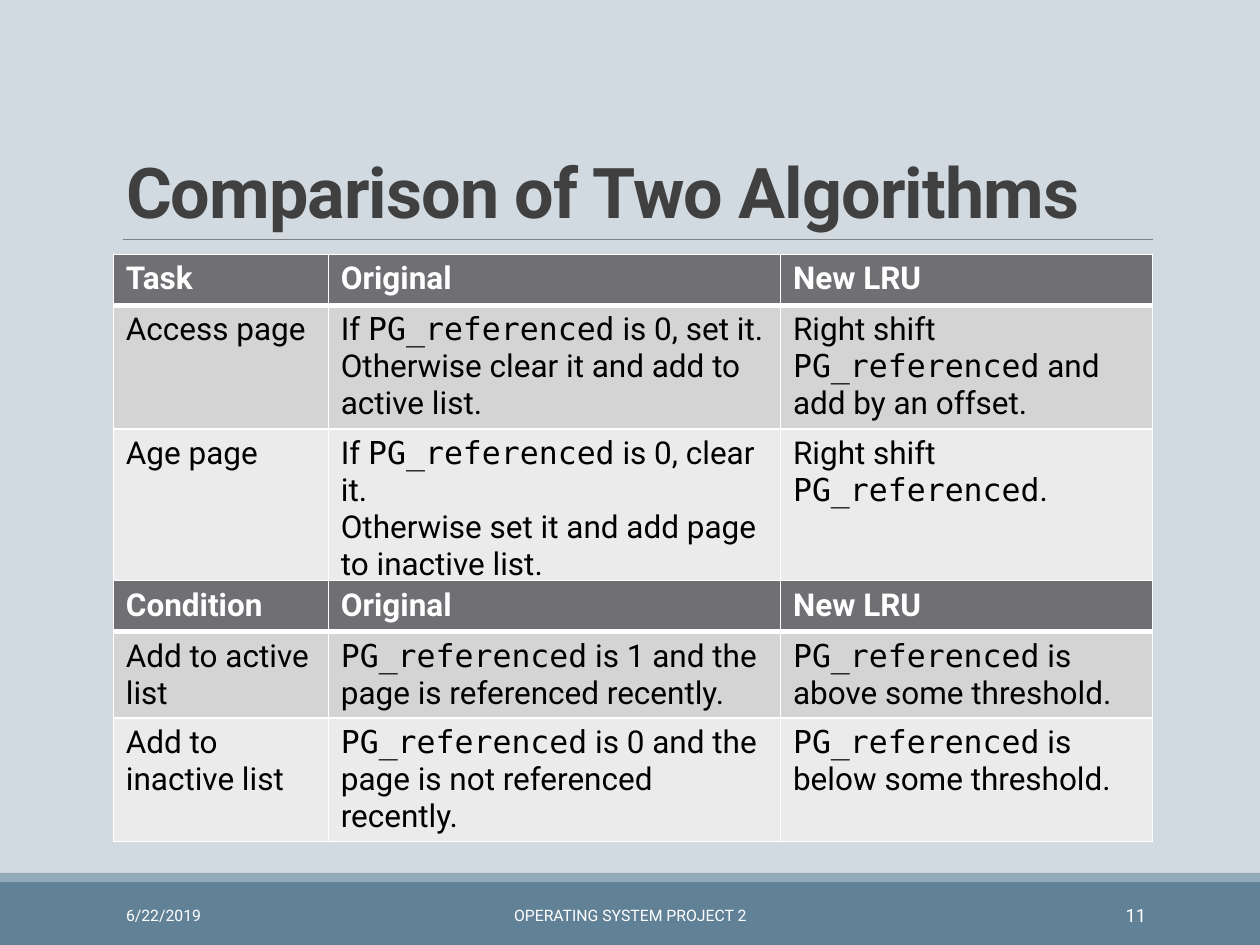
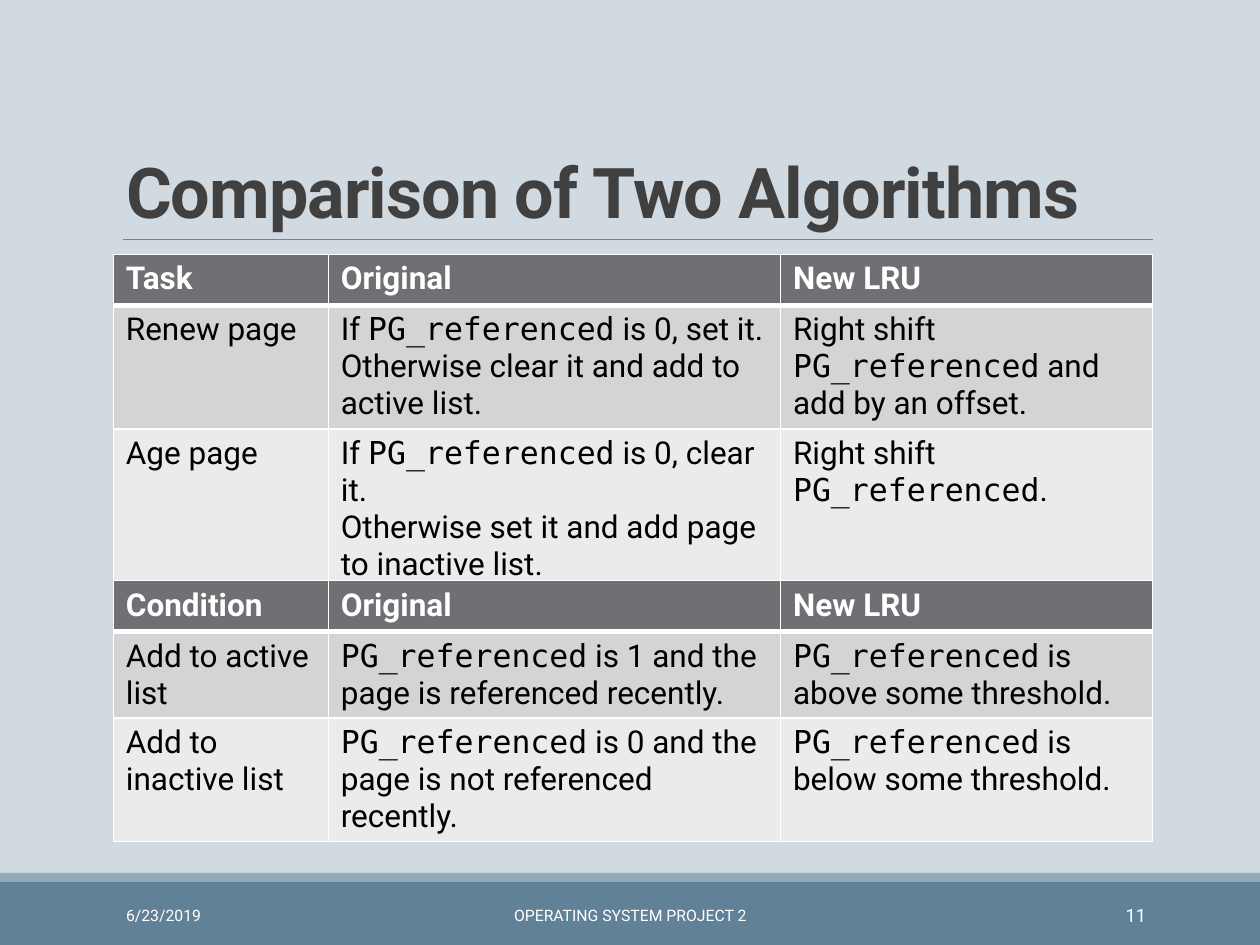
Before and after one commit to wzh99/OSProject, a slide deck: slide 11 of Project2/prj2pre.pptx. Drawn at 1260x945 pixels with LibreOffice and Linux fonts; fonts in the diff are those of the drawing. Boxes give left, top, right and bottom in pixels: in the first picture for what was removed or moved away, otherwise in the second. Text is boxed around its words. In the diff, an @@ line names an element or a change of style, - is before the commit and + after.

```diff
--- a/Project2/prj2pre.pptx
+++ b/Project2/prj2pre.pptx
@@ table at (x1=113, y1=255, x2=1153, y2=586) @@
-row 2, column 1: Access page
+row 2, column 1: Renew page
@@ text at (x1=126, y1=909, x2=201, y2=922): text changed @@
-6/22/2019
+6/23/2019
```
Also in this commit, not shown: 32 other slides changed, 1 other file.
